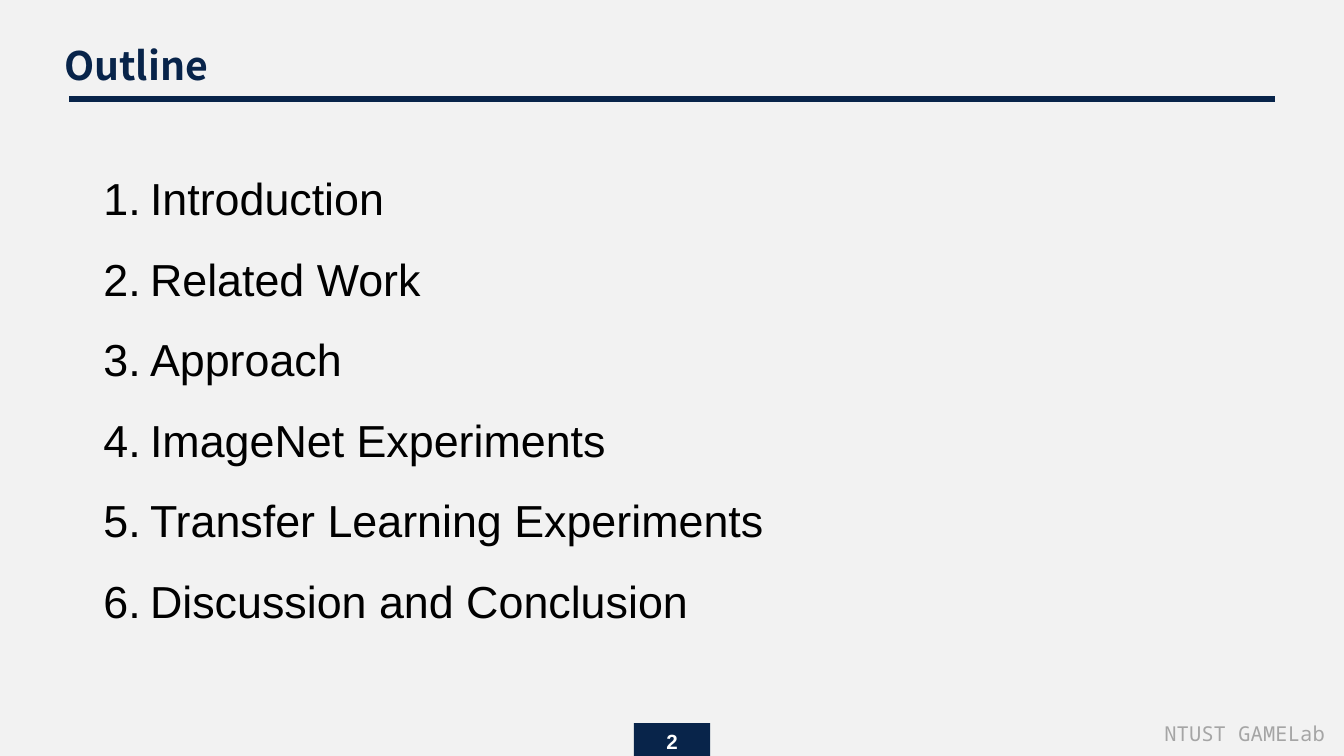
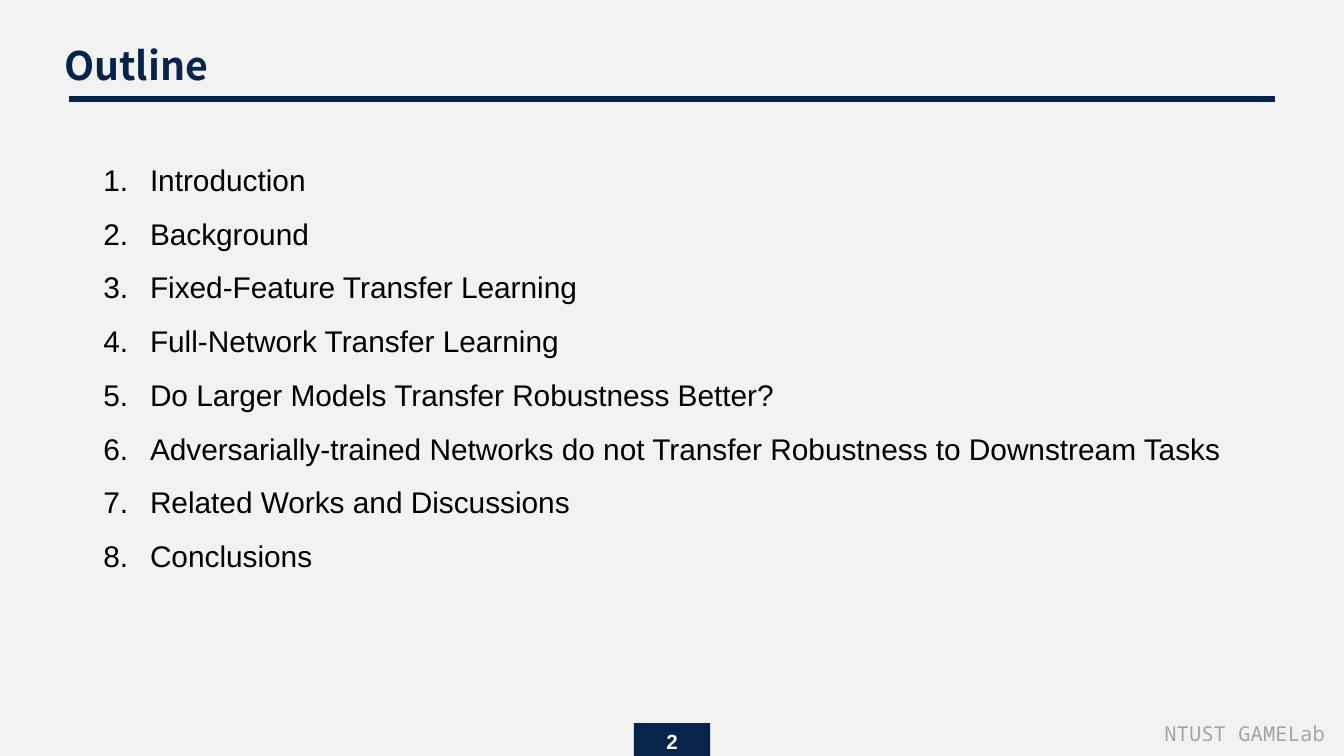
Before and after one commit to endman100/paper-, a slide deck: slide 2 of Does Robustness on ImageNet Transfer to Downstream Tasks.pptx. Drawn at 1344x756 pixels with LibreOffice and Linux fonts; fonts in the diff are those of the drawing. Boxes give left, top, right and bottom in pixels: in the first picture for what was removed or moved away, otherwise in the second. Text is boxed around its words. In the diff, an @@ line names an element or a change of style, - is before the commit and + after.

```diff
--- a/Does Robustness on ImageNet Transfer to Downstream Tasks.pptx
+++ b/Does Robustness on ImageNet Transfer to Downstream Tasks.pptx
@@ text at (150, 169, 306, 192): size 24 to 16 pt in "Introduction" @@
@@ text at (150, 223, 1220, 568): text changed; size 24 to 16 pt @@
-2. Related Work
-3. Approach
-4. ImageNet Experiments
-5. Transfer Learning Experiments
-6. Discussion and Conclusion
+2. Background
+3. Fixed-Feature Transfer Learning
+4. Full-Network Transfer Learning
+5. Do Larger Models Transfer Robustness Better?
+6. Adversarially-trained Networks do not Transfer Robustness to Downstream Tasks
+7. Related Works and Discussions
+8. Conclusions
```
Also in this commit, not shown: 2 other slides changed, 8 slides added.
